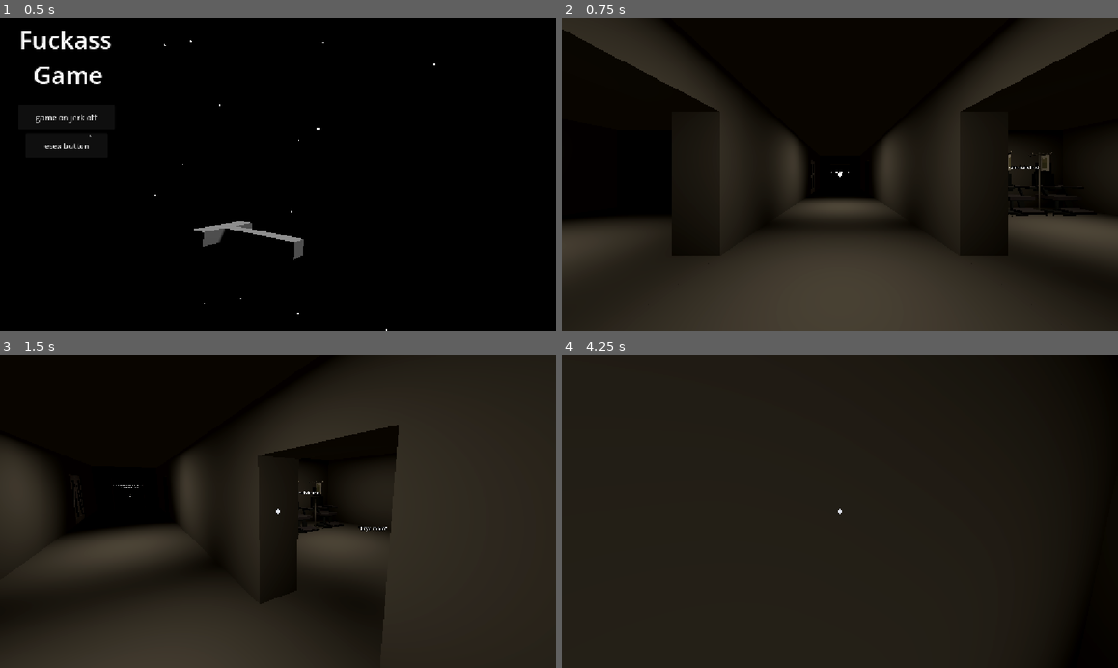
Above: before the commit, frames 1-4 (two rows, left to right).
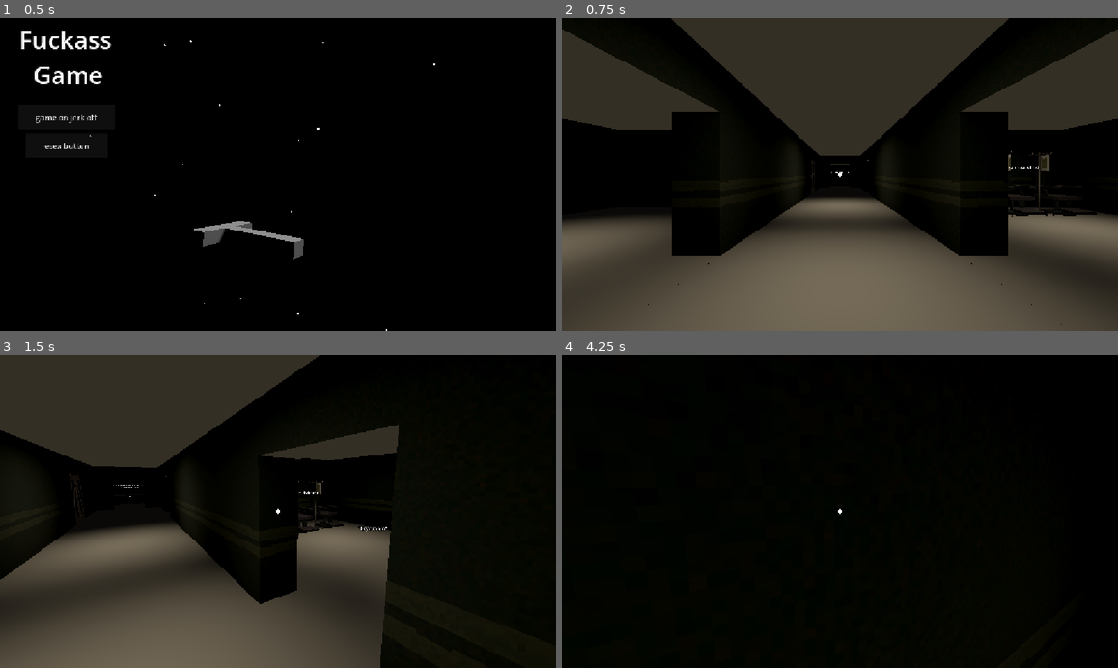
Above: after the commit, the same moments.

Repository: Joshpockt/Gweblejam2026
Game: Godot game, scene res://menu.tscn
Same seed, same stepped clock (60 frames per second), same inputs: the game is played once before the commit and once after it.
Inputs (mouse positions are in pixels of both pictures, inside the frame that each line leads up to):
- Up to frame 1 (0.5 s): no input
- Up to frame 2 (0.75 s): click "game on jerk off" at 0.5 s
- Up to frame 3 (1.5 s): tap Enter (ui_accept) at 1.25 s; move the mouse to (305, 511) at 1.27 s; hold Up (ui_up) from 1.28 s (still down); tap E (interact) at 1.35 s
- Up to frame 4 (4.25 s): keep holding Up (ui_up); tap Enter (ui_accept) at 1.52, 2.27, 3.77 s; move the mouse to (812, 511) at 2.02 s; tap E (interact) at 2.1, 2.85, 3.6 s; move the mouse to (851, 505) at 2.77 s; move the mouse to (834, 517) at 3.52 s

Frame 1 is identical in both runs. In frame 2, 73% of the frame differs, in the area x 0-100%, y 0-100%; in frame 3, 79%; in frame 4, 83%, in the area x 0-90%, y 0-100%.

Commit message:
updated texures fr fr this time

Diff:
--- a/ship.tscn
+++ b/ship.tscn
@@ -1,7 +1,9 @@
 [gd_scene format=4 uid="uid://co0gsv0pxx6lu"]
 
 [ext_resource type="PackedScene" uid="uid://c5gudty3e7bqo" path="res://player.tscn" id="1_l3rv8"]
+[ext_resource type="Shader" uid="uid://d0mj64vvcdmig" path="res://walls.gdshader" id="1_pmrbh"]
 [ext_resource type="PackedScene" uid="uid://cxdq4qtdx6f3b" path="res://Tools/note_3D.tscn" id="2_4cq66"]
+[ext_resource type="Texture2D" uid="uid://206n7t3yjwh2" path="res://wall_texture.png" id="2_o1dwe"]
 [ext_resource type="PackedScene" uid="uid://ccu1xyvyvc6nh" path="res://models/Chair.fbx" id="3_v4325"]
 [ext_resource type="Script" uid="uid://bt1bk7r33v0c0" path="res://interaction_box_3d.gd" id="4_c3vuw"]
 [ext_resource type="Script" uid="uid://cfy1q5wlsnq0n" path="res://InteractorsHandler.gd" id="4_xpsff"]
@@ -23,6 +25,18 @@
 ambient_light_color = Color(1, 1, 1, 1)
 ambient_light_energy = 0.01
 glow_enabled = true
+
+[sub_resource type="ShaderMaterial" id="ShaderMaterial_o1dwe"]
+render_priority = 0
+shader = ExtResource("1_pmrbh")
+shader_parameter/texture_x = ExtResource("2_o1dwe")
+shader_parameter/texture_z = ExtResource("2_o1dwe")
+shader_parameter/scale_x = -0.25
+shader_parameter/scale_y = 1.0
+shader_parameter/scale_z = -0.25
+shader_parameter/offset_x = 0.0
+shader_parameter/offset_y = 0.0
+shader_parameter/offset_z = 0.0
 
 [sub_resource type="StandardMaterial3D" id="StandardMaterial3D_3lb0c"]
 resource_name = "Material.004"
@@ -504,6 +518,7 @@
 [node name="LevelGeometery" type="Node3D" parent="." unique_id=534656810]
 
 [node name="CSGCombiner3D" type="CSGCombiner3D" parent="LevelGeometery" unique_id=1938028547]
+material_override = SubResource("ShaderMaterial_o1dwe")
 use_collision = true
 
 [node name="Escape Pod Room" type="CSGCombiner3D" parent="LevelGeometery/CSGCombiner3D" unique_id=1305400026]
